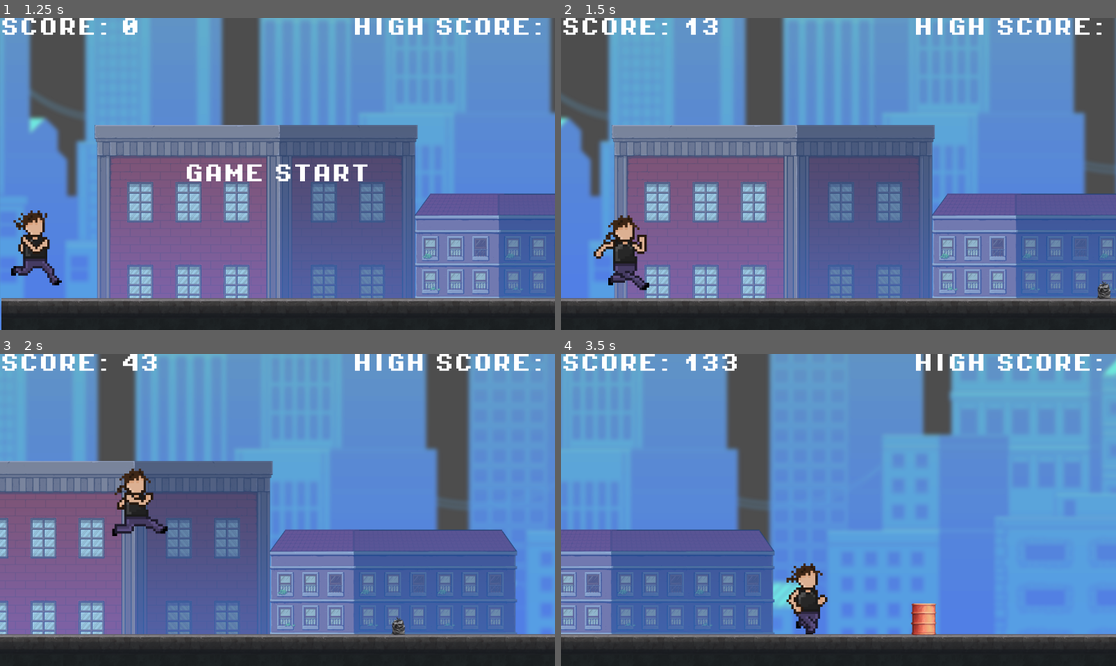
Above: before the commit, frames 1-4 (two rows, left to right).
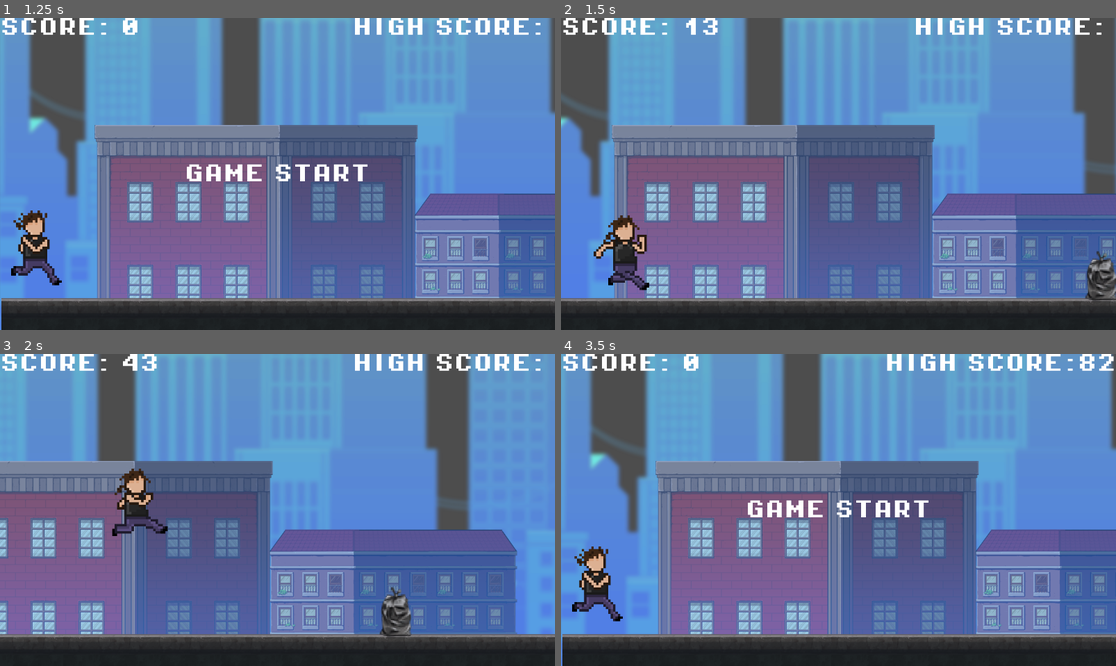
Above: after the commit, the same moments.

Repository: Chantology/runkimmy
Game: Godot game, scene res://scenes/ui/main_menu.tscn
Two runs of this game, one before a commit and one after it. Both use one fixed random seed, a clock stepped at 60 frames per second and the inputs below.
Inputs (mouse positions are in pixels of both pictures, inside the frame that each line leads up to):
- Up to frame 1 (1.25 s): click "PLAY GAME" at 0.5 s
- Up to frame 2 (1.5 s): tap Enter (ui_accept) at 1.25 s; hold Right (ui_right) from 1.28 s (still down)
- Up to frame 3 (2 s): keep holding Right (ui_right); tap Enter (ui_accept) at 1.52 s
- Up to frame 4 (3.5 s): tap Enter (ui_accept) at 2.27 s; release Right (ui_right) at 2.75 s; click (832, 510) at 2.75 s, where only the run after the commit has a clickable "RESTART"

Frame 1 is identical in both runs. In frame 2, 0.6% of the frame differs, in the area x 94-100%, y 74-91%; in frame 3, 0.7%; in frame 4, 64%, in the area x 0-100%, y 0-100%.

Commit message:
- fix scaling issues - added game over screen - added high score - fixed collisions in bin sprite
Next steps:
- adjust jump height & gravity
- don't allow to spawn the same asset twice or three times
- add music
- add splash screen

Diff:
--- a/scenes/level.tscn
+++ b/scenes/level.tscn
@@ -1,10 +1,11 @@
-[gd_scene load_steps=6 format=3 uid="uid://n10xs0io1gro"]
+[gd_scene load_steps=7 format=3 uid="uid://n10xs0io1gro"]
 
 [ext_resource type="Script" path="res://scripts/level.gd" id="1_8mp70"]
 [ext_resource type="PackedScene" uid="uid://jx0sly0i0aih" path="res://scenes/bg.tscn" id="2_ha6vo"]
 [ext_resource type="PackedScene" uid="uid://ptdpxajc2lr6" path="res://scenes/player.tscn" id="3_wbydl"]
 [ext_resource type="PackedScene" uid="uid://c2i3syjfpc5be" path="res://scenes/ground.tscn" id="4_y45jr"]
 [ext_resource type="PackedScene" uid="uid://cru4ab0cbse8x" path="res://scenes/hud.tscn" id="5_tvmax"]
+[ext_resource type="PackedScene" uid="uid://crd8kfjvmnjgs" path="res://scenes/ui/game_over.tscn" id="6_4opsj"]
 
 [node name="level" type="Node2D"]
 script = ExtResource("1_8mp70")
@@ -21,3 +22,6 @@
 position = Vector2(576, -576)
 
 [node name="HUD" parent="." instance=ExtResource("5_tvmax")]
+
+[node name="GameOver" parent="." instance=ExtResource("6_4opsj")]
+process_mode = 2
--- a/scenes/props/barrel.tscn
+++ b/scenes/props/barrel.tscn
@@ -3,15 +3,16 @@
 [ext_resource type="Texture2D" uid="uid://crdneha3m8wpj" path="res://assets/sprites/Barrel.png" id="1_ujf4p"]
 
 [sub_resource type="RectangleShape2D" id="RectangleShape2D_yexae"]
-size = Vector2(52, 65)
+size = Vector2(58, 96.25)
 
 [node name="Area2D" type="Area2D"]
 
 [node name="Sprite2D" type="Sprite2D" parent="."]
 texture_filter = 1
-position = Vector2(0, -57)
+position = Vector2(0, -52)
+scale = Vector2(-1.26284, 1.51989)
 texture = ExtResource("1_ujf4p")
 
 [node name="CollisionShape2D" type="CollisionShape2D" parent="."]
-position = Vector2(1, -33.5)
+position = Vector2(-1, -15.875)
 shape = SubResource("RectangleShape2D_yexae")
--- a/scenes/props/bin.tscn
+++ b/scenes/props/bin.tscn
@@ -3,15 +3,17 @@
 [ext_resource type="Texture2D" uid="uid://bqj6pilvhek3c" path="res://assets/sprites/Bin_1.png" id="1_3j45q"]
 
 [sub_resource type="RectangleShape2D" id="RectangleShape2D_lujpc"]
-size = Vector2(35, 50)
+size = Vector2(38.6364, 58.3333)
 
 [node name="Area2D" type="Area2D"]
 
 [node name="Sprite2D" type="Sprite2D" parent="."]
 texture_filter = 1
-position = Vector2(0, -49)
+position = Vector2(0, -32)
+scale = Vector2(2.04, 1.92)
 texture = ExtResource("1_3j45q")
 
-[node name="CollisionShape2D" type="CollisionShape2D" parent="Sprite2D"]
-position = Vector2(4.5, 23)
+[node name="CollisionShape2D" type="CollisionShape2D" parent="."]
+position = Vector2(10, 7)
+scale = Vector2(1.76, 1.44)
 shape = SubResource("RectangleShape2D_lujpc")
--- a/scenes/props/cardboardbox.tscn
+++ b/scenes/props/cardboardbox.tscn
@@ -3,15 +3,16 @@
 [ext_resource type="Texture2D" uid="uid://cmsglf4pyhe0v" path="res://assets/sprites/Cardboard_Box.png" id="1_n3wej"]
 
 [sub_resource type="RectangleShape2D" id="RectangleShape2D_vtwuo"]
-size = Vector2(52, 39)
+size = Vector2(73, 54.5)
 
 [node name="Area2D" type="Area2D"]
 
 [node name="Sprite2D" type="Sprite2D" parent="."]
 texture_filter = 1
-position = Vector2(0, -46)
+position = Vector2(0, -40)
+scale = Vector2(1.44, 1.4)
 texture = ExtResource("1_n3wej")
 
 [node name="CollisionShape2D" type="CollisionShape2D" parent="."]
-position = Vector2(4, -19.5)
+position = Vector2(6.5, -3)
 shape = SubResource("RectangleShape2D_vtwuo")
--- a/scenes/props/container.tscn
+++ b/scenes/props/container.tscn
@@ -3,15 +3,17 @@
 [ext_resource type="Texture2D" uid="uid://w521apwxegk6" path="res://assets/sprites/Containers_3.png" id="1_1e5bn"]
 
 [sub_resource type="RectangleShape2D" id="RectangleShape2D_p321t"]
-size = Vector2(92, 74)
+size = Vector2(163, 53.1818)
 
 [node name="Area2D" type="Area2D"]
 
 [node name="Sprite2D" type="Sprite2D" parent="."]
 texture_filter = 1
-position = Vector2(0, -55)
+position = Vector2(0, -52)
+scale = Vector2(1.76, 1.68)
 texture = ExtResource("1_1e5bn")
 
 [node name="CollisionShape2D" type="CollisionShape2D" parent="."]
-position = Vector2(3, -38)
+position = Vector2(6.5, -21.5)
+scale = Vector2(1, 2.2)
 shape = SubResource("RectangleShape2D_p321t")
--- a/scenes/props/crate.tscn
+++ b/scenes/props/crate.tscn
@@ -3,15 +3,16 @@
 [ext_resource type="Texture2D" uid="uid://cprgsda0ipd7p" path="res://assets/sprites/Crates_1.png" id="1_4ey7h"]
 
 [sub_resource type="RectangleShape2D" id="RectangleShape2D_ffo7e"]
-size = Vector2(26, 26)
+size = Vector2(76, 76)
 
 [node name="Area2D" type="Area2D"]
 
 [node name="Sprite2D" type="Sprite2D" parent="."]
 texture_filter = 1
-position = Vector2(0, -45)
+position = Vector2(-2, -2)
+scale = Vector2(2.81531, 2.9675)
 texture = ExtResource("1_4ey7h")
 
 [node name="CollisionShape2D" type="CollisionShape2D" parent="."]
-position = Vector2(2, -15)
+position = Vector2(3, 87)
 shape = SubResource("RectangleShape2D_ffo7e")
--- a/scenes/props/foodstand.tscn
+++ b/scenes/props/foodstand.tscn
@@ -3,7 +3,7 @@
 [ext_resource type="Texture2D" uid="uid://bngfth1o67o3k" path="res://assets/sprites/Food_Stand.png" id="1_j6co1"]
 
 [sub_resource type="RectangleShape2D" id="RectangleShape2D_625g0"]
-size = Vector2(141, 159)
+size = Vector2(83, 135)
 
 [node name="Area2D" type="Area2D"]
 
@@ -13,5 +13,5 @@
 texture = ExtResource("1_j6co1")
 
 [node name="CollisionShape2D" type="CollisionShape2D" parent="."]
-position = Vector2(10.5, -17)
+position = Vector2(13.5, -17.5)
 shape = SubResource("RectangleShape2D_625g0")
--- a/scenes/props/garbagebag.tscn
+++ b/scenes/props/garbagebag.tscn
@@ -3,15 +3,16 @@
 [ext_resource type="Texture2D" uid="uid://duv1w76s2hdht" path="res://assets/sprites/Garbage_Bag.png" id="1_aciey"]
 
 [sub_resource type="RectangleShape2D" id="RectangleShape2D_khli5"]
-size = Vector2(23, 31)
+size = Vector2(46, 87)
 
 [node name="Area2D" type="Area2D"]
 
 [node name="Sprite2D" type="Sprite2D" parent="."]
 texture_filter = 1
-position = Vector2(0, -20)
+position = Vector2(-12, 64)
+scale = Vector2(2.31168, 2.80223)
 texture = ExtResource("1_aciey")
 
 [node name="CollisionShape2D" type="CollisionShape2D" parent="."]
-position = Vector2(4.5, -16.5)
+position = Vector2(0, 73)
 shape = SubResource("RectangleShape2D_khli5")
--- a/scenes/props/trafficcone.tscn
+++ b/scenes/props/trafficcone.tscn
@@ -3,15 +3,16 @@
 [ext_resource type="Texture2D" uid="uid://dfg1gu0v2gtoe" path="res://assets/sprites/Traffic_Cone.png" id="1_mevh2"]
 
 [sub_resource type="RectangleShape2D" id="RectangleShape2D_3w6rg"]
-size = Vector2(19, 30)
+size = Vector2(36, 87.5)
 
 [node name="Area2D" type="Area2D"]
 
 [node name="Sprite2D" type="Sprite2D" parent="."]
 texture_filter = 1
-position = Vector2(0, -58)
+position = Vector2(-1.00001, -39)
+scale = Vector2(2.65156, 2.89156)
 texture = ExtResource("1_mevh2")
 
 [node name="CollisionShape2D" type="CollisionShape2D" parent="."]
-position = Vector2(0.5, -17)
+position = Vector2(3, 80)
 shape = SubResource("RectangleShape2D_3w6rg")
--- /dev/null
+++ b/scenes/ui/game_over.tscn
@@ -0,0 +1,20 @@
+[gd_scene format=3 uid="uid://crd8kfjvmnjgs"]
+
+[node name="GameOver" type="CanvasLayer"]
+
+[node name="Button" type="Button" parent="."]
+anchors_preset = 8
+anchor_left = 0.5
+anchor_top = 0.5
+anchor_right = 0.5
+anchor_bottom = 0.5
+offset_left = -125.0
+offset_top = -28.0
+offset_right = 101.0
+offset_bottom = 27.0
+grow_horizontal = 2
+grow_vertical = 2
+size_flags_horizontal = 4
+size_flags_vertical = 4
+text = "RESTART
+"
--- a/scripts/level.gd
+++ b/scripts/level.gd
@@ -19,6 +19,7 @@
 const MAX_DIFFICULTY : int = 2
 var score : int
 const SCORE_MODIFIER : int = 10
+var high_score : int
 var speed : float
 const START_SPEED : float = 10.0
 const SPEED_MODIFIER : int = 5000
@@ -32,6 +33,7 @@
 func _ready():
 	screen_size = get_window().size
 	ground_height = $ground.get_node("Sprite2D").texture.get_height()
+	$GameOver.get_node("Button").pressed.connect(new_game)
 	new_game()
 
 func new_game():
@@ -39,7 +41,14 @@
 	score = 0
 	show_score()
 	game_running = false
+	get_tree().paused = false
 	difficulty = 0
+
+	#delete all obstacles
+	for obs in obstacles:
+		obs.queue_free()
+	obstacles.clear()
+
 	#ground height: added for debugging purposes
 	print(ground_height)
 
@@ -49,8 +58,9 @@
 	$Camera2D.position = CAM_START_POS
 	$ground.position = Vector2i (0, 0)
 
-	#reset HUD
+	#reset HUD and Game Over Screen
 	$HUD.get_node("GameStartLabel").show()
+	$GameOver.hide()
 
 # Called every frame. 'delta' is the elapsed time since the previous frame.
 func _process(_delta):
@@ -108,6 +118,7 @@
 
 func add_obs(obs, x, y):
 	obs.global_position = Vector2i(x, y)
+	obs.body_entered.connect(hit_obs)
 	add_child(obs)
 	obstacles.append(obs)
 
@@ -115,11 +126,25 @@
 	obs.queue_free()
 	obstacles.erase(obs)
 
+func hit_obs(body):
+	if body.name == "player":
+		game_over()
 
 func show_score():
 	$HUD.get_node("ScoreLabel").text = "SCORE: " + str(score / SCORE_MODIFIER)
+
+func check_high_score():
+	if score > high_score:
+		high_score = score
+		$HUD.get_node("HiScoreLabel").text = "HIGH SCORE:" + str(high_score / SCORE_MODIFIER)
 
 func adjust_difficulty():
 	difficulty = score / SPEED_MODIFIER
 	if difficulty > MAX_DIFFICULTY:
 		difficulty = MAX_DIFFICULTY
+
+func game_over():
+	check_high_score()
+	get_tree().paused = true
+	game_running = false
+	$GameOver.show()
